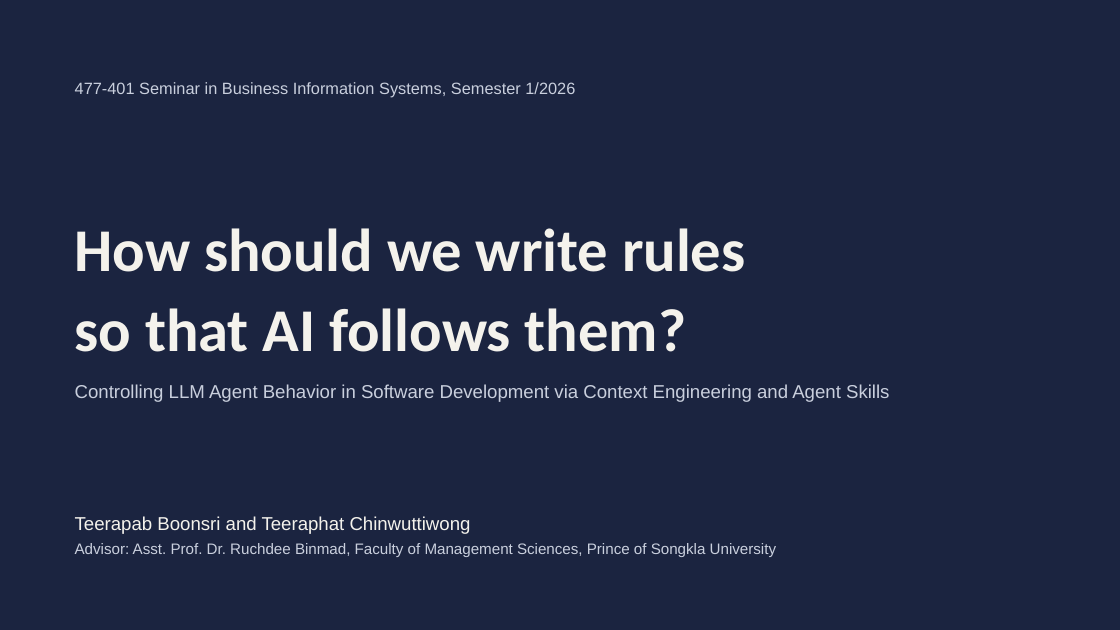
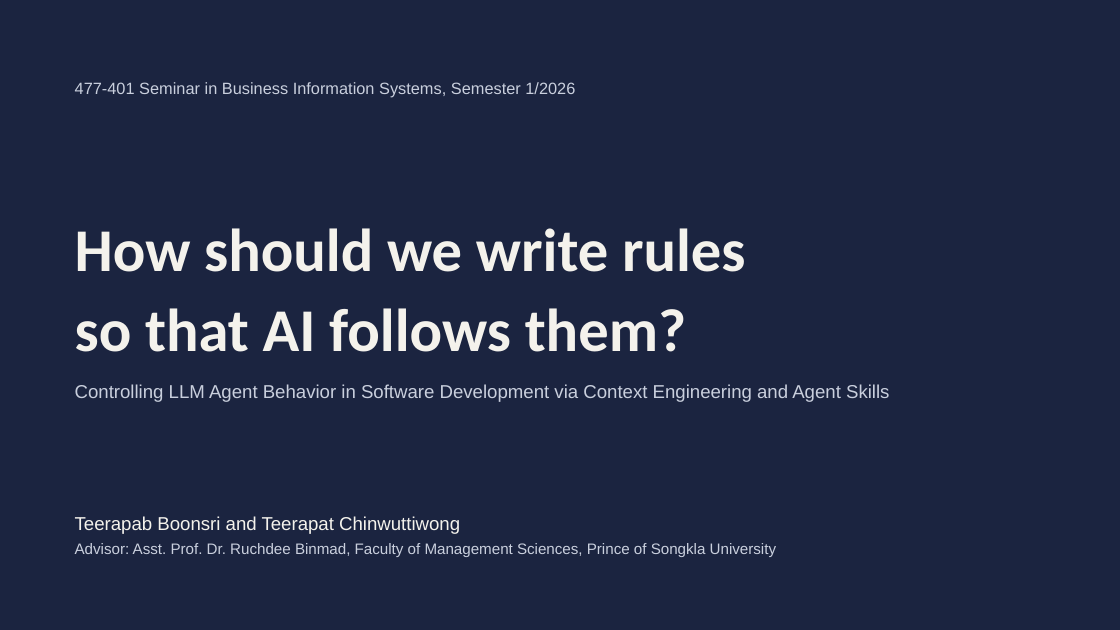
Before and after one commit to Teerapab149/skillbench, a slide deck: slide 1 of presentation-final/SkillBench-final-EN.pptx. Drawn at 1120x630 pixels with LibreOffice and Linux fonts; fonts in the diff are those of the drawing. Boxes give left, top, right and bottom in pixels: in the first picture for what was removed or moved away, otherwise in the second. Text is boxed around its words. In the diff, an @@ line names an element or a change of style, - is before the commit and + after.

```diff
--- a/presentation-final/SkillBench-final-EN.pptx
+++ b/presentation-final/SkillBench-final-EN.pptx
@@ text at bbox=[75, 516, 460, 534]: text changed @@
-Teerapab Boonsri and Teeraphat Chinwuttiwong
+Teerapab Boonsri and Teerapat Chinwuttiwong
```
Also in this commit, not shown: 44 other files.
